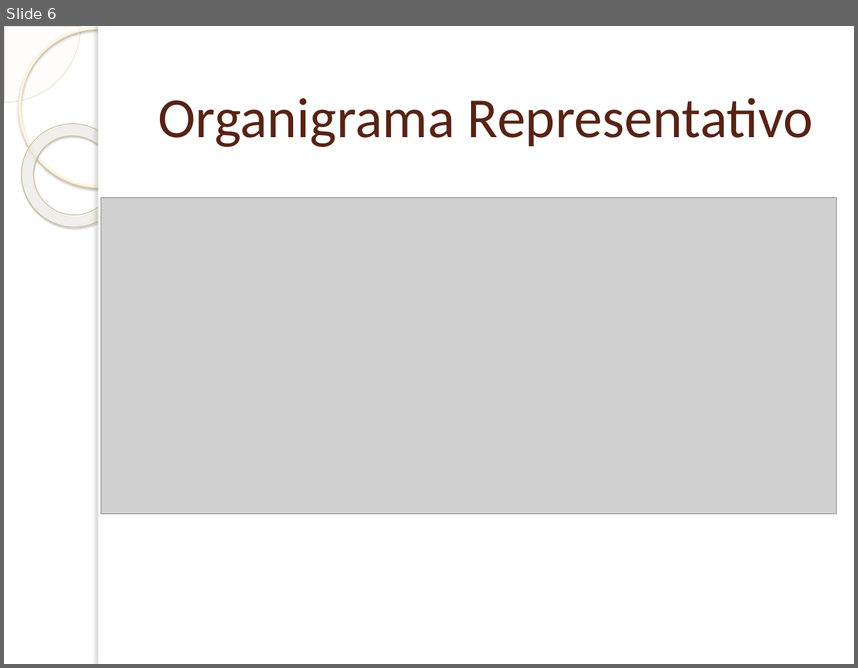
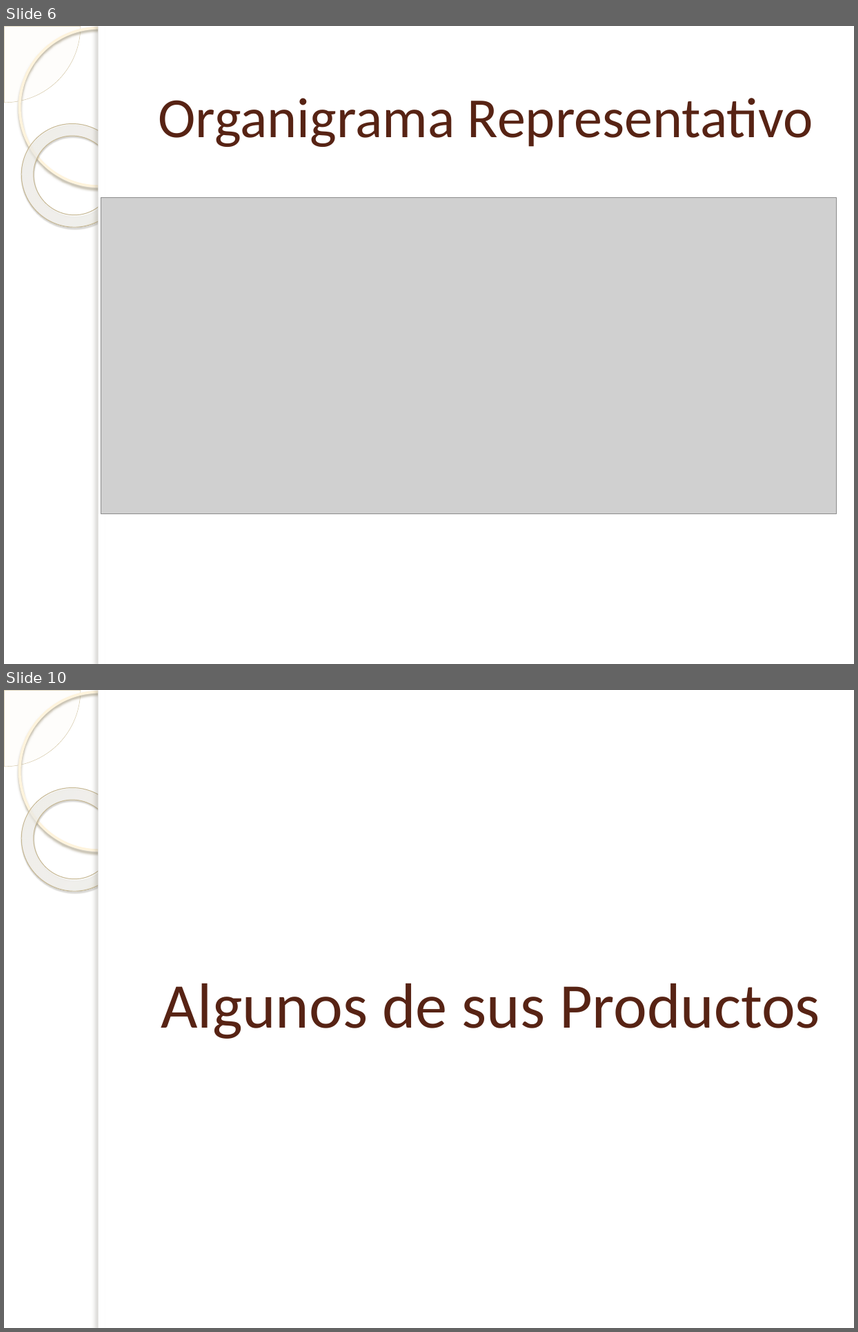
Before and after one commit to Bloodclot24/empresitas, a slide deck: Presentacion/Presentacion.pptx. Shown one above the other, each under a label of ours: slide 6 before the commit, slides 6 and 10 after it; the slides between them are not shown. The pictures are 858x668 and 858x1332 pixels, drawn with LibreOffice and Linux fonts; fonts in the diff are those of the drawing; grey boxes stand for pictures; background and template pictures are left out. Boxes give left, top, right and bottom in pixels: in the first picture for what was removed or moved away, otherwise in the second. Text is boxed around its words. In the diff, an @@ line names an element or a change of style, - is before the commit and + after.

```diff
--- a/Presentacion/Presentacion.pptx
+++ b/Presentacion/Presentacion.pptx
@@ slide 10 added at [4, 690, 854, 1328], background picture (left out); not listed: 5 template elements that a slide beside it also shows @@
@@ title added at [161, 983, 820, 1038], 54 pt, text #572314 @@
+Algunos de sus Productos
```
Also in this commit, not shown: 3 slides changed, 6 other slides added, 6 other files.
